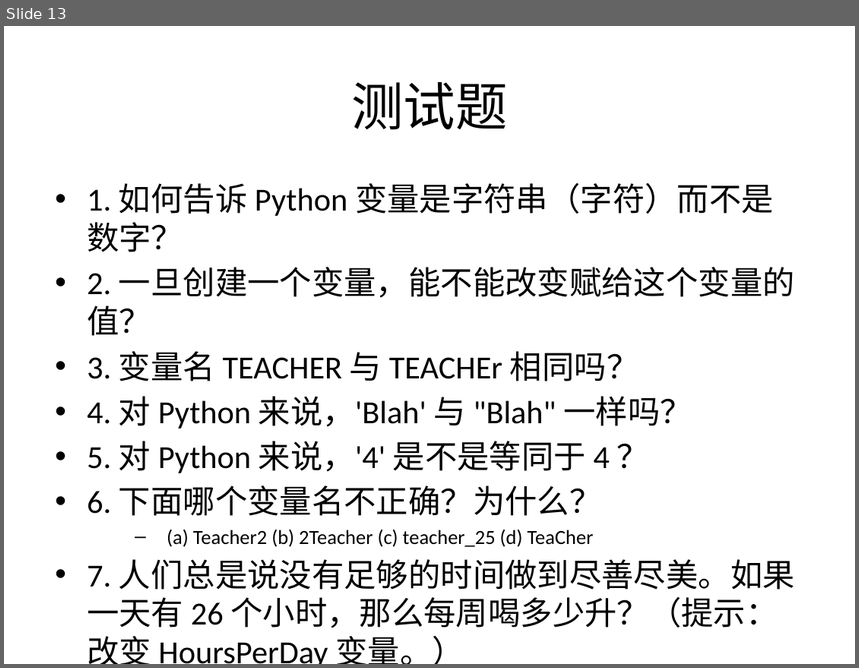
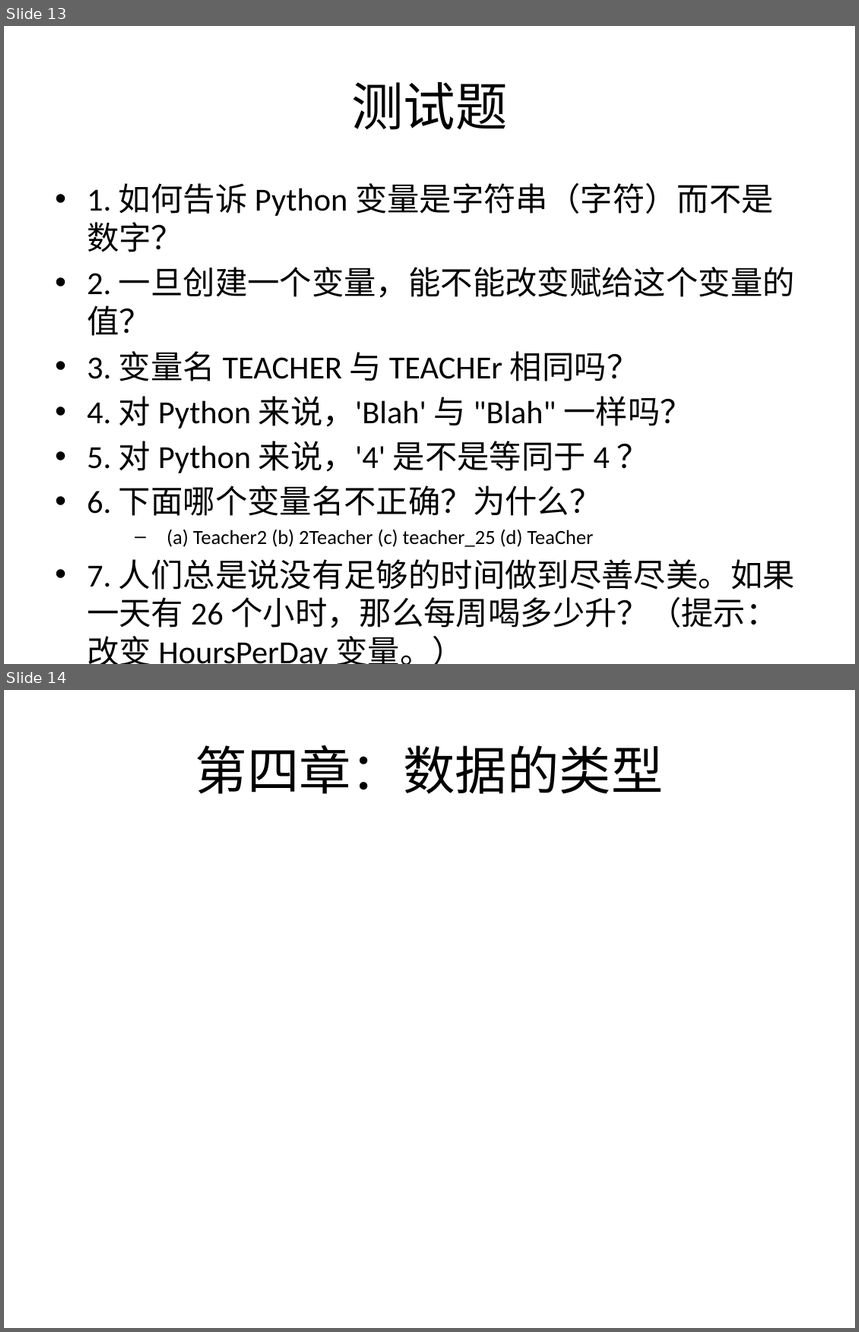
Before and after one commit to zhinan18/Python3, a slide deck: readme/Python3.pptx. Shown one above the other, each under a label of ours: slide 13 before the commit, slides 13 and 14 after it. The pictures are 859x668 and 859x1332 pixels, drawn with LibreOffice and Linux fonts; fonts in the diff are those of the drawing. Boxes give left, top, right and bottom in pixels: in the first picture for what was removed or moved away, otherwise in the second. Text is boxed around its words. In the diff, an @@ line names an element or a change of style, - is before the commit and + after.

```diff
--- a/readme/Python3.pptx
+++ b/readme/Python3.pptx
@@ slide 14 added at (4, 690, 855, 1328), background #FFFFFF @@
@@ title added at (196, 745, 664, 794), 44 pt, text #000000 @@
+第四章：数据的类型
```
Also in this commit, not shown: 16 other slides added, 4 other files.
